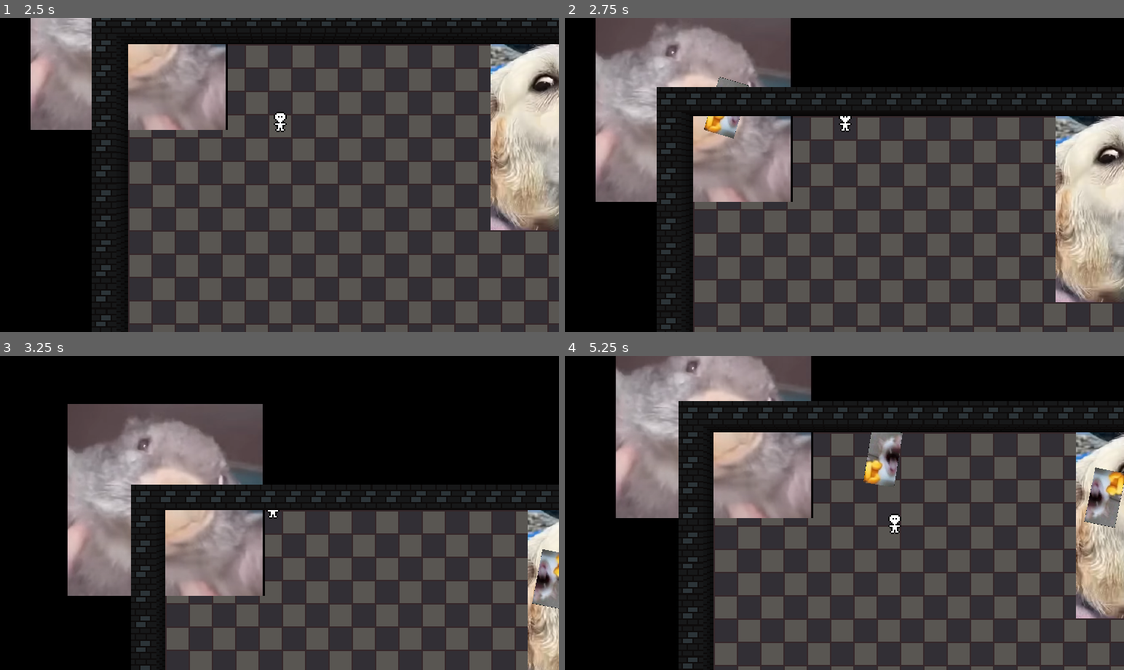
Above: before the commit, frames 1-4 (two rows, left to right).
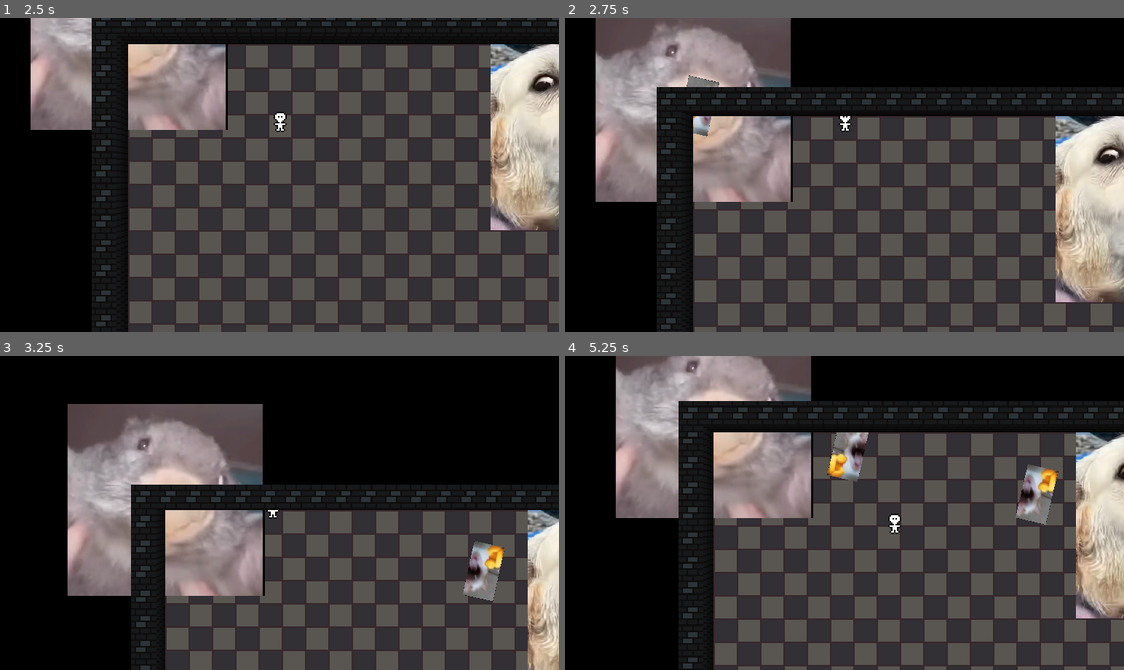
Above: after the commit, the same moments.

Repository: Allov/ld55
Game: Godot game, scene res://scenes/main.tscn
Two runs of this game, one before a commit and one after it. Both use one fixed random seed, a clock stepped at 60 frames per second and the inputs below. The engine's default icon, where the game draws it, is replaced by a stand-in: a white triangle on a blue panel in a dark square.
Inputs:
- Up to frame 1 (2.5 s): click "START" at 0.5 s; tap Enter at 1.25 s; hold E (action) 1.28-2.03 s; hold W (move_up) from 1.28 s (still down); tap E (action) at 2.1 s
- Up to frame 2 (2.75 s): keep holding W (move_up)
- Up to frame 3 (3.25 s): release W (move_up) at 2.78 s; hold A (move_left) from 2.78 s (still down); hold E (action) from 2.78 s (still down); tap Space (dash) at 2.85 s
- Up to frame 4 (5.25 s): release E (action) at 3.53 s; tap E (action) at 3.6 s; release A (move_left) at 4.28 s; hold Down (move_down) 4.28-5.03 s; hold E (action) 4.28-5.03 s; hold D (move_right) from 5.03 s (still down); tap Space (dash) at 5.1 s

Frame 1 is identical in both runs. In frame 2, 0.7% of the frame differs, in the area x 21-33%, y 18-39%; in frame 3, 1.6%; in frame 4, 3.6%, in the area x 46-100%, y 24-55%.

Commit message:
Fix projectile

Diff:
--- a/scenes/guards/guard1.tscn
+++ b/scenes/guards/guard1.tscn
@@ -11,3 +11,6 @@
 position = Vector2(-1.90735e-06, -2.32458e-06)
 scale = Vector2(0.283871, 0.253465)
 texture = ExtResource("2_0ts63")
+
+[node name="Health" parent="." index="2"]
+max_health = 3
--- a/scripts/projectile.gd
+++ b/scripts/projectile.gd
@@ -11,11 +11,9 @@
 func start(_position, _target):
 	global_position = _position
 	rotation += randf_range(-0.09, 0.09)
-	velocity = transform.x * speed
 	target = _target
 
 func _ready():
-	velocity = speed * 5 * Vector2.RIGHT.rotated(rotation)
 	$Lifespan.connect("timeout", _on_timeout_complete)
 	$Lifespan.start()
 
